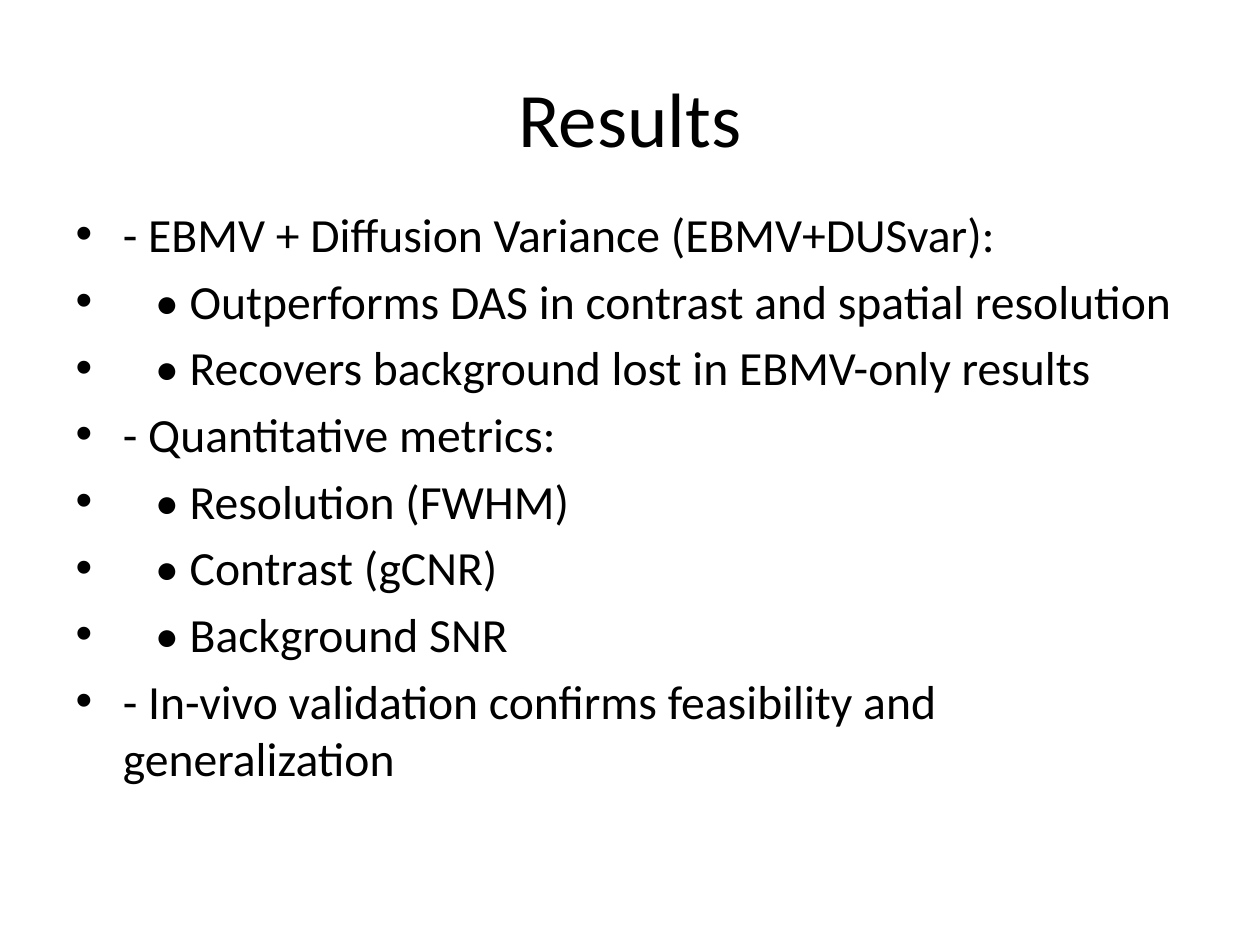
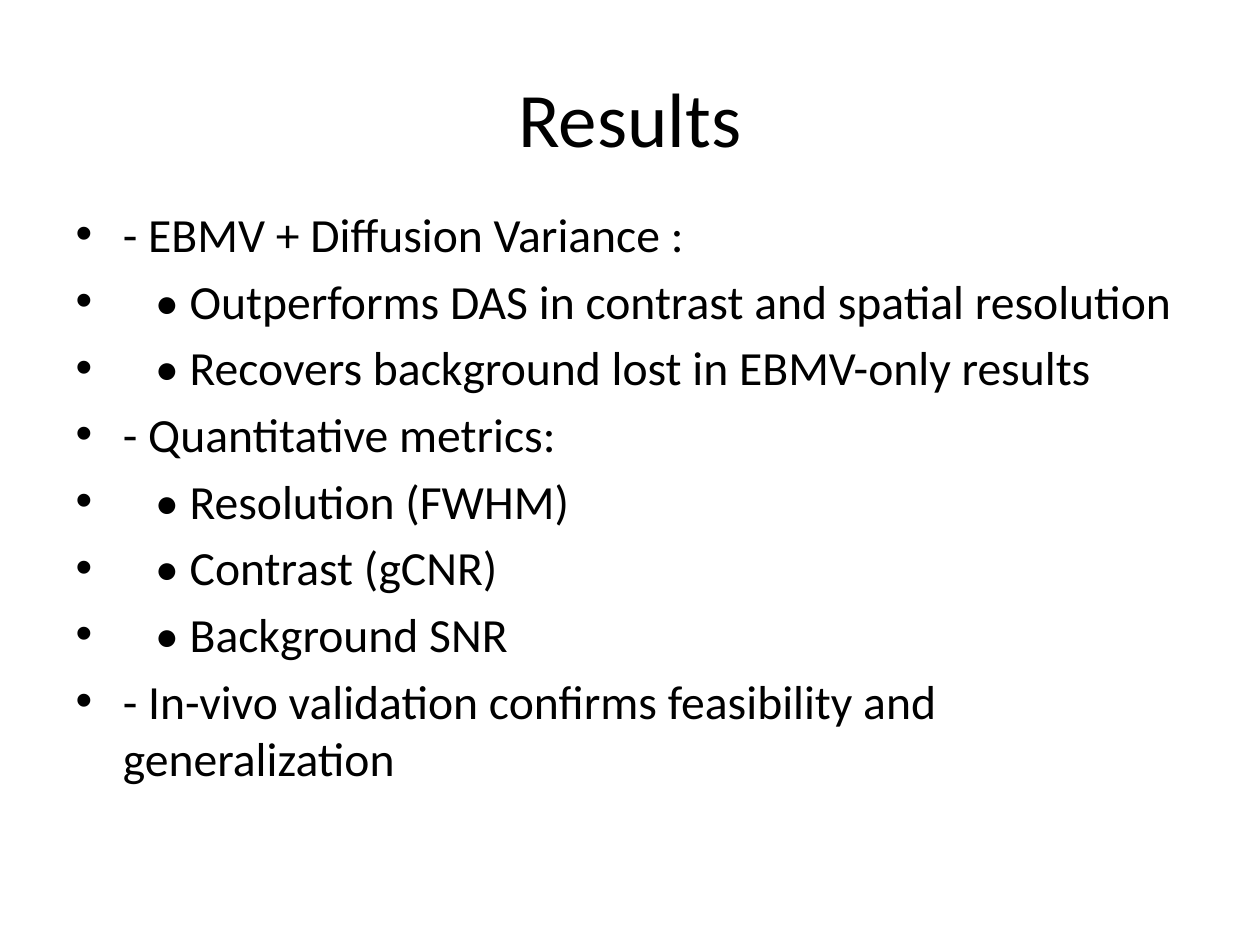
Before and after one commit to srii5477/Grading-Ultrasound-Multifudus-Muscle-Quality, a slide deck: slide 25 of ppt.pptx (slide 21 before the commit). Drawn at 1260x945 pixels with LibreOffice and Linux fonts; fonts in the diff are those of the drawing. Boxes give left, top, right and bottom in pixels: in the first picture for what was removed or moved away, otherwise in the second. Text is boxed around its words. In the diff, an @@ line names an element or a change of style, - is before the commit and + after.

Commit message:
Updated ppt

```diff
--- a/ppt.pptx
+++ b/ppt.pptx
@@ text at (148,219,660,253): text changed @@
-• - EBMV + Diffusion Variance (EBMV+DUSvar):
+• - EBMV + Diffusion Variance :
```
Also in this commit, not shown: 1 other slide changed, 5 slides added, 1 slide removed.
